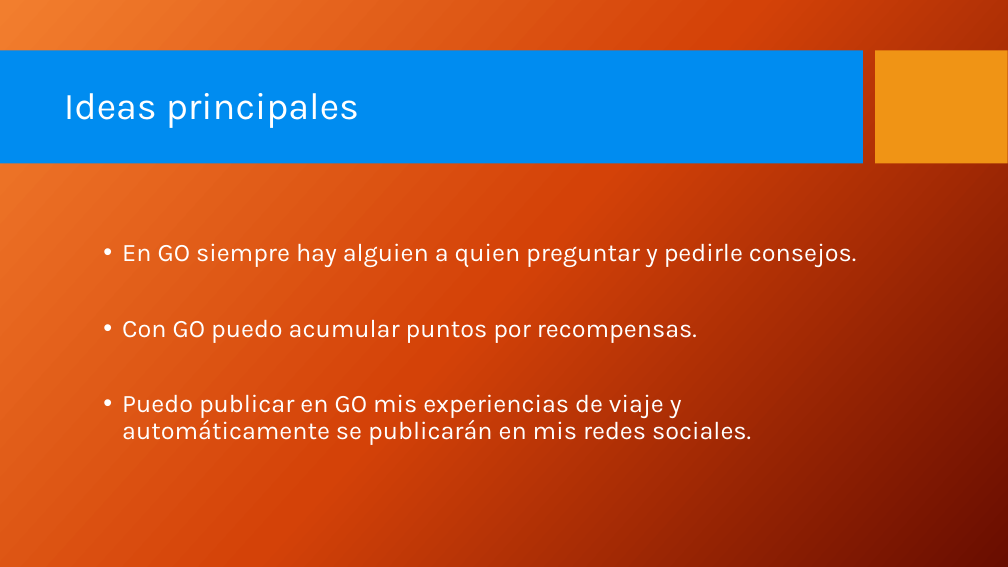
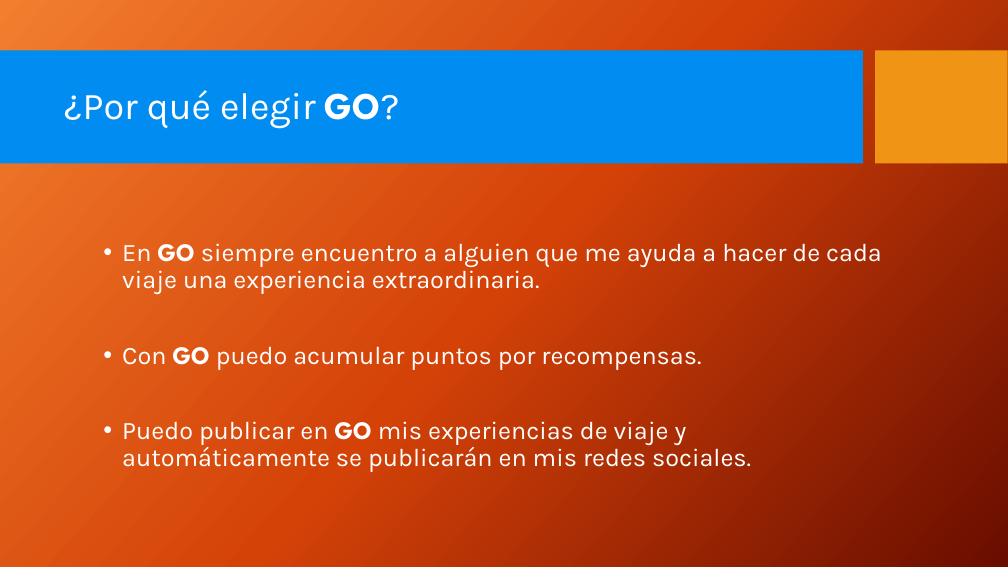
Before and after one commit to Auryn8/red-go, a slide deck: slide 13 of GO_presentacion.pptx (slide 14 before the commit). Drawn at 1008x567 pixels with LibreOffice and Linux fonts; fonts in the diff are those of the drawing; background and template pictures are left out. Boxes give left, top, right and bottom in pixels: in the first picture for what was removed or moved away, otherwise in the second. Text is boxed around its words. In the diff, an @@ line names an element or a change of style, - is before the commit and + after.

```diff
--- a/GO_presentacion.pptx
+++ b/GO_presentacion.pptx
@@ title at [64, 90, 400, 128]: text changed @@
-Ideas principales
+¿Por qué elegir GO?
@@ text at [122, 243, 882, 294]: text changed @@
-• En GO siempre hay alguien a quien preguntar y pedirle consejos.
+• En GO siempre encuentro a alguien que me ayuda a hacer de cada viaje una experiencia extraordinaria.
@@ text at [122, 346, 751, 472]: font Karla to League Spartan, bold on in "GO", "GO" @@
```
Also in this commit, not shown: 9 other slides changed, 1 slide removed.
